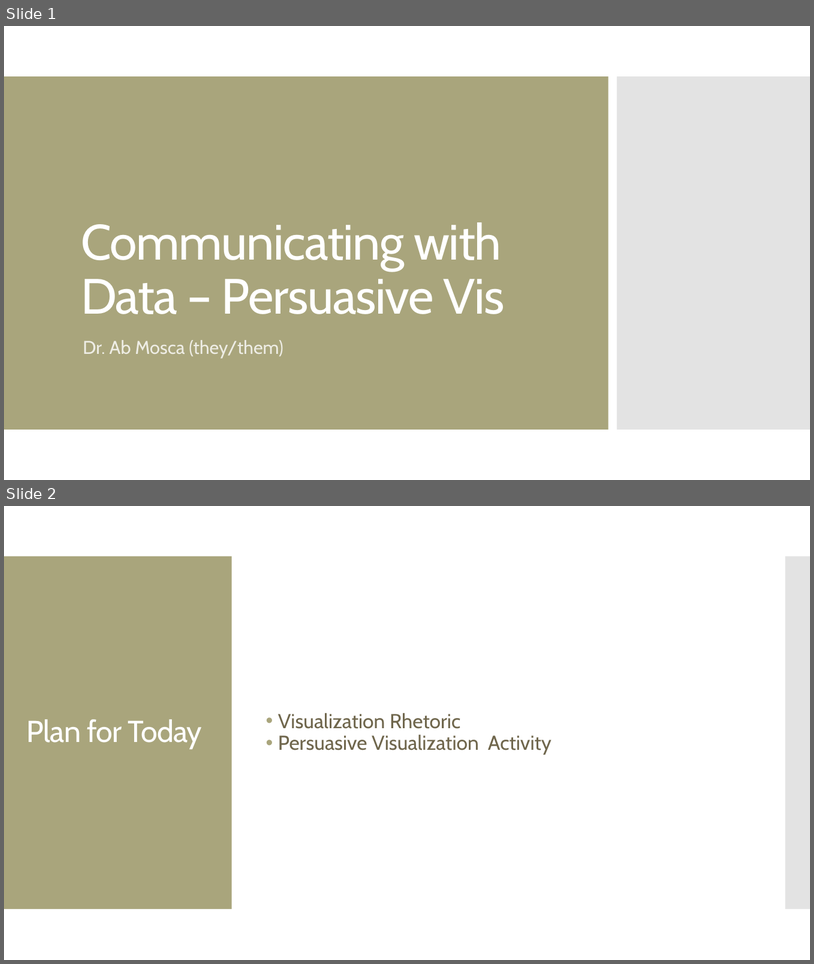
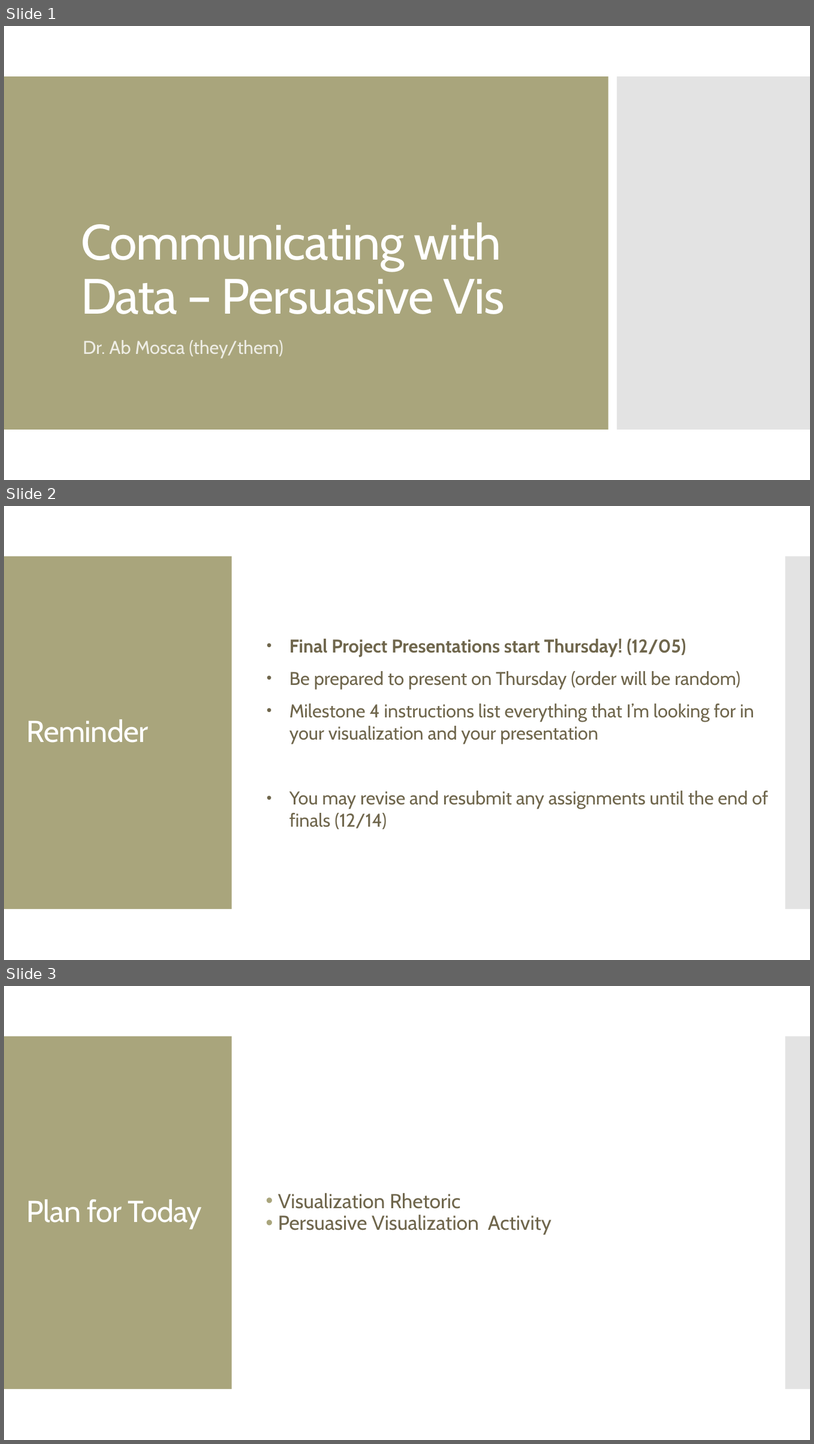
Before and after one commit to amosca01/SDS-CSC109, a slide deck: slides/14-persuasive-vis.pptx. Shown one above the other, each under a label of ours: slides 1 and 2 before the commit, slides 1, 2 and 3 after it. The pictures are 814x964 and 814x1444 pixels, drawn with LibreOffice and Linux fonts; fonts in the diff are those of the drawing. Boxes give left, top, right and bottom in pixels: in the first picture for what was removed or moved away, otherwise in the second. Text is boxed around its words. In the diff, an @@ line names an element or a change of style, - is before the commit and + after.

```diff
--- a/slides/14-persuasive-vis.pptx
+++ b/slides/14-persuasive-vis.pptx
@@ slide 2 added at [4, 506, 810, 960], background #FFFFFF; not listed: 2 template elements that a slide beside it also shows @@
@@ text added at [290, 639, 768, 829], 22 pt, text #6F664C @@
+• Final Project Presentations start Thursday! (12/05)
+• Be prepared to present on Thursday (order will be random)
+• Milestone 4 instructions list everything that I’m looking for in your visualization and your presentation
+• You may revise and resubmit any assignments until the end of finals (12/14)
@@ title added at [27, 719, 148, 742], 36 pt, text #FFFFFF @@
+Reminder
@@ what was slide 2 is now slide 3 @@
```
Also in this commit, not shown: 11 slides changed, 5 other files.
